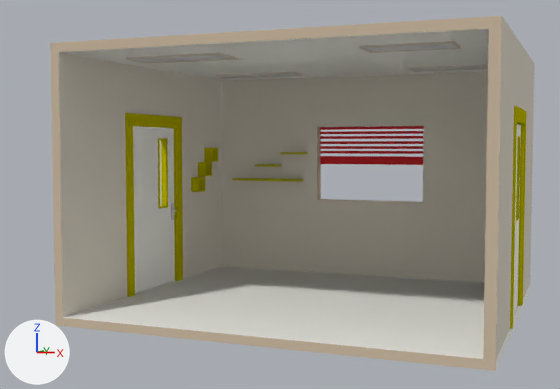
Renders of the Blender file 3D_Models/room1.blend from each side of a commit.
Rendered twice from a 50 mm lens placed at (4.77, -13.9, 3.04), pointed at (-0.71, -0.16, 2.13). The lights are fixed; the arrows at lower left show +X, +Y and +Z.

Before the edit, the objects in view are built like this:
```python
me_cube = bpy.data.meshes.new('Cube')
me_cube.from_pydata(...)  # 764 vertices, 717 faces; spans x -3.67..3.67, y -3.15..3.23, z 0.0..4.77
# faces by material slot: [198, 208, 159, 84, 42, 22, 4]
me_cube.materials.append(mat_walls)  # white #e5ded0
me_cube.materials.append(mat_ywllow)  # yellow #c3bc00
me_cube.materials.append(mat_floor)  # white #fefdf6
me_cube.materials.append(mat_metal)  # light grey #d6d6d6
me_cube.materials.append(mat_red)  # red #d92f32
me_cube.materials.append(mat_dark_wall)  # beige #cbb9a1
me_cube.materials.append(mat_material)  # white #e7e7e7
ob_cube = bpy.data.objects.new('Cube', me_cube)
ob_cube.location = (0.0, 0.0, 0.0)
```
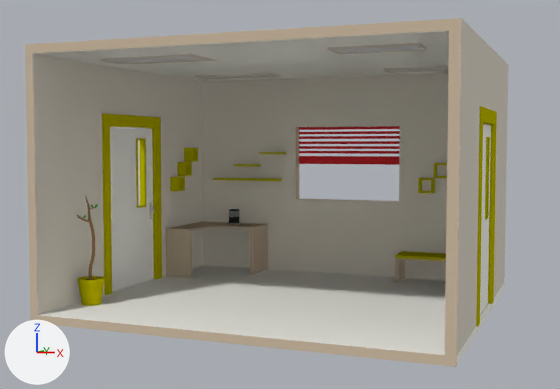
Commit message: 3d room updated2

Diff of the bpy script that builds the scene:
```diff
--- a/3D_Models/room1.blend.py
+++ b/3D_Models/room1.blend.py
@@ mat_material_003 @@
+mat_material_003 = diffuse_material('Material.003')
+mat_material_003.base_color = (0.275, 0.27, 0.246)  # grey #8f8e88
@@ mat_material_005 @@
+mat_material_005 = diffuse_material('Material.005')
+mat_material_005.base_color = (0.367, 0.217, 0.0997)  # brown #a38059
@@ mat_material_001 @@
+mat_material_001 = diffuse_material('Material.001')
+mat_material_001.base_color = (0.292, 0.644, 0.701)  # cyan #93d2da
@@ mat_material_002 @@
+mat_material_002 = diffuse_material('Material.002')
+mat_material_002.base_color = (0.0252, 0.0242, 0.0203)  # black #2c2b27
@@ mat_material_004 @@
+mat_material_004 = diffuse_material('Material.004')
+mat_material_004.base_color = (0.08, 0.0202, 0.0121)  # dark red #50271d
@@ mat_material_006 @@
+mat_material_006 = diffuse_material('Material.006')
+mat_material_006.base_color = (0.0451, 0.411, 0.0599)  # green #3cac45
@@ me_cube @@
 # used by ob_cube; location = (0.0, 0.0, 0.0)
-me_cube.from_pydata(...)  # 764 vertices, 717 faces; spans x -3.67..3.67, y -3.15..3.23, z 0.0..4.77
+me_cube.from_pydata(...)  # 2419 vertices, 2355 faces; spans x -3.67..3.67, y -3.15..3.23, z 0.0..4.77
+# me_cube part 1: 1181 vertices added at x -3.44..-2.95, y -2.39..-1.76, z 0.14..2.13
+# me_cube part 2: 12 vertices moved from x -3.43, y 1.48..2.37, z 2.08..2.98 to x -3.49, y 1.48..2.37, z 2.08..2.98; 386 vertices added at x -3.47..-1.75, y 1.19..2.97, z 0.15..1.56
+# me_cube part 3: 48 vertices added at x 1.84..2.82, y 2.82..3.05, z 2.04..3.02
+# me_cube part 4: 40 vertices added at x 1.47..3.19, y 2.31..2.97, z 0.15..0.73
 me_cube.materials.append(mat_walls)
@@ me_cube @@
 me_cube.materials.append(mat_material)
+me_cube.materials.append(mat_material_001)  # cyan #93d2da
+me_cube.materials.append(mat_material_002)  # black #2c2b27
+me_cube.materials.append(mat_material_003)  # grey #8f8e88
+me_cube.materials.append(mat_material_004)  # dark red #50271d
+me_cube.materials.append(mat_material_005)  # brown #a38059
+me_cube.materials.append(mat_material_006)  # green #3cac45
@@ ob_cube @@
 ob_cube = bpy.data.objects.new('Cube', me_cube)
-ob_cube.location = (0.0, 0.0, 0.0)
+ob_cube.location = (-0.53, 0.0, 0.0)
```

Changed parts and their boxes (x1, y1, x2, y2) in the pictures (560 x 389 px):
'Cube', reshaped, moved: before (50, 16, 534, 371); after (25, 18, 508, 367)
part 1 of me_cube, added: after (77, 196, 104, 306)
part 2 of me_cube, built on: before (200, 149, 217, 190); after (166, 149, 268, 278)
part 3 of me_cube, added: after (418, 163, 447, 193)
part 4 of me_cube, added: after (395, 251, 446, 282)
